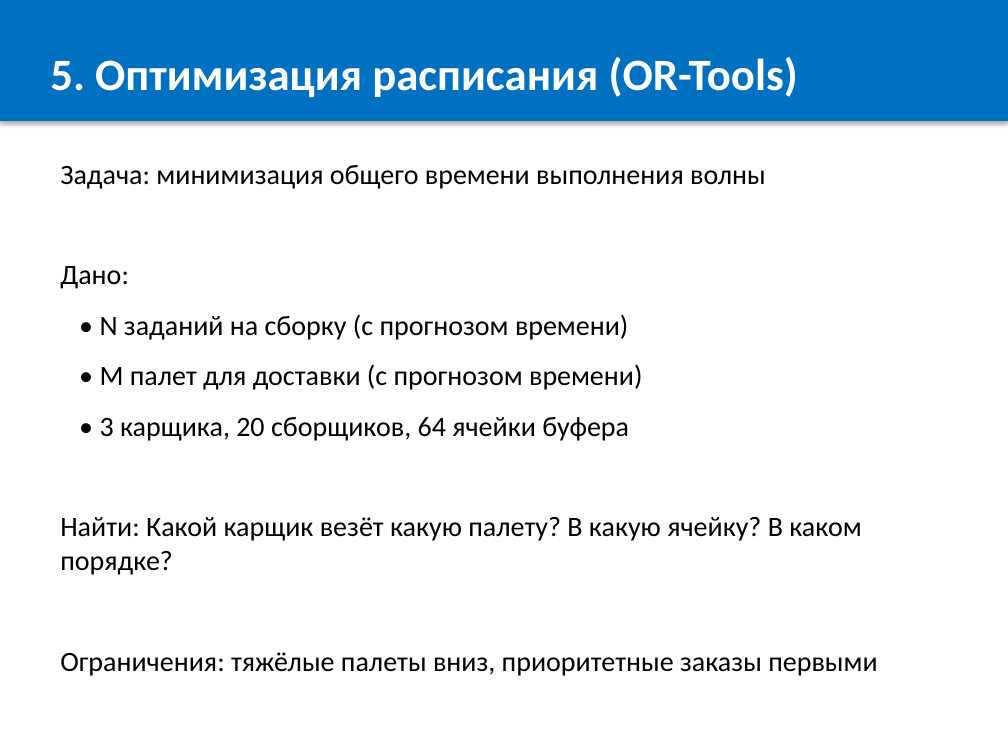
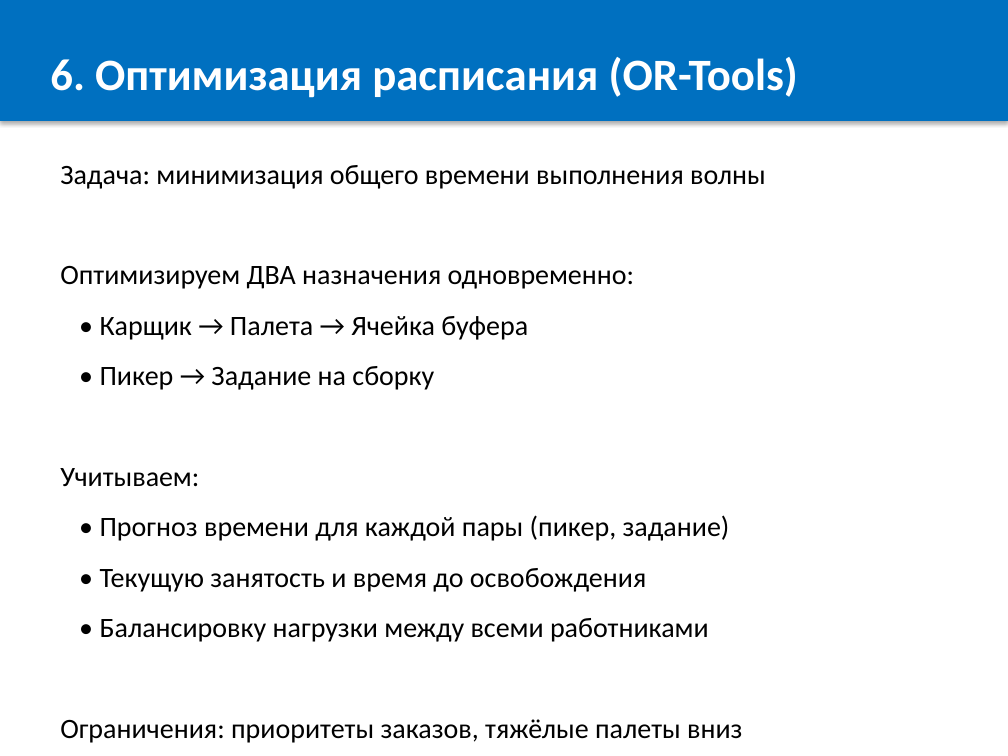
Before and after one commit to OnicaIon/WMSOpti, a slide deck: slide 7 of docs/WMS_Buffer_Optimization.pptx (slide 6 before the commit). Drawn at 1008x756 pixels with LibreOffice and Linux fonts; fonts in the diff are those of the drawing. Boxes give left, top, right and bottom in pixels: in the first picture for what was removed or moved away, otherwise in the second. Text is boxed around its words. In the diff, an @@ line names an element or a change of style, - is before the commit and + after.

```diff
--- a/docs/WMS_Buffer_Optimization.pptx
+++ b/docs/WMS_Buffer_Optimization.pptx
@@ text in rectangle at (50, 57, 798, 98): text changed @@
-5. Оптимизация расписания (OR-Tools)
+6. Оптимизация расписания (OR-Tools)
@@ text at (60, 265, 742, 743): text changed @@
-Дано:
-• N заданий на сборку (с прогнозом времени)
-• M палет для доставки (с прогнозом времени)
-• 3 карщика, 20 сборщиков, 64 ячейки буфера
-Найти: Какой карщик везёт какую палету? В какую ячейку? В каком порядке?
-Ограничения: тяжёлые палеты вниз, приоритетные заказы первыми
+Оптимизируем ДВА назначения одновременно:
+• Карщик → Палета → Ячейка буфера
+• Пикер → Задание на сборку
+Учитываем:
+• Прогноз времени для каждой пары (пикер, задание)
+• Текущую занятость и время до освобождения
+• Балансировку нагрузки между всеми работниками
+Ограничения: приоритеты заказов, тяжёлые палеты вниз
```
Also in this commit, not shown: 5 other slides changed, 1 slide added, 2 other files.
